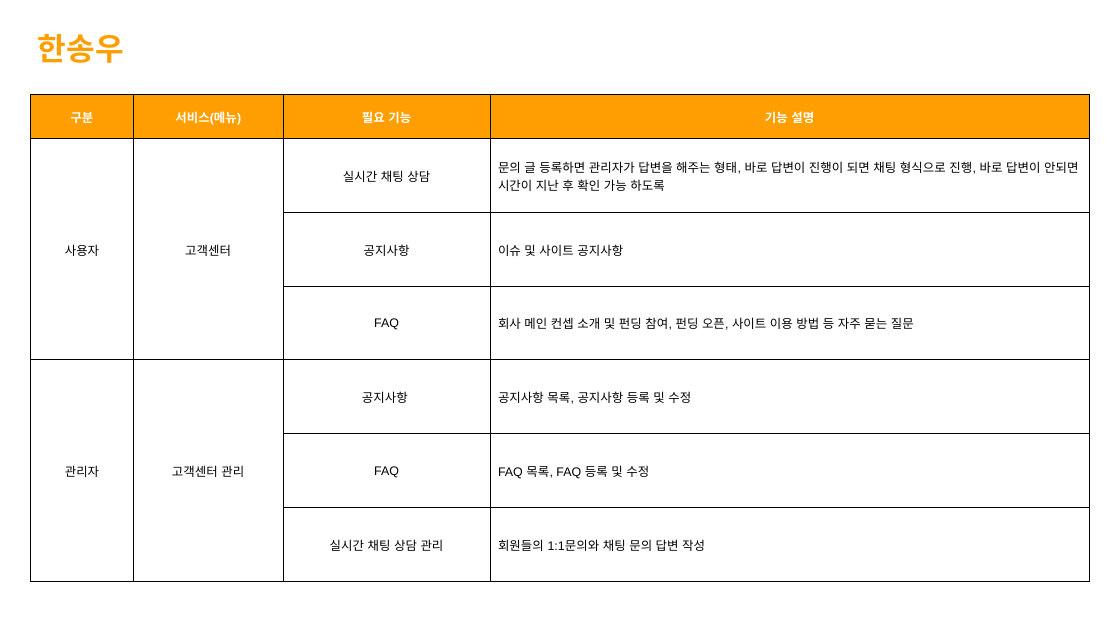
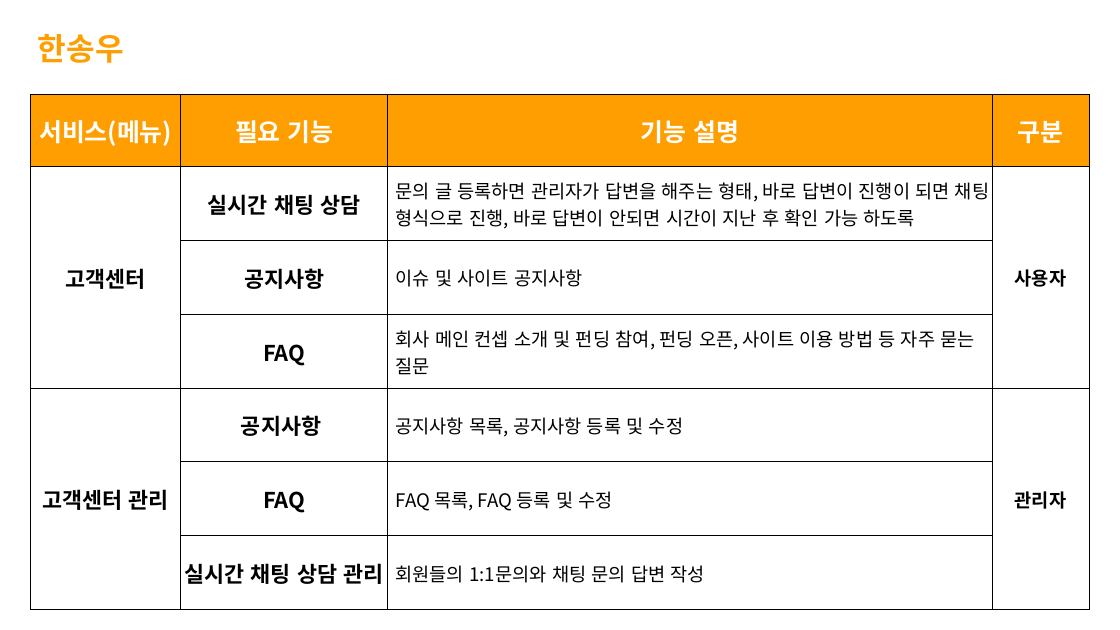
Before and after one commit to hhsw07/ezen-academy-projects, a slide deck: slide 11 of 0 발표용 파워포인트/0515 2차발표/0515 project06 - 파워포인트 종합.pptx (slide 8 before the commit). Drawn at 1120x630 pixels with LibreOffice and Linux fonts; fonts in the diff are those of the drawing. Boxes give left, top, right and bottom in pixels: in the first picture for what was removed or moved away, otherwise in the second. Text is boxed around its words. In the diff, an @@ line names an element or a change of style, - is before the commit and + after.

```diff
--- a/0 발표용 파워포인트/0515 2차발표/0515 project06 - 파워포인트 종합.pptx
+++ b/0 발표용 파워포인트/0515 2차발표/0515 project06 - 파워포인트 종합.pptx
@@ table at bbox=[31, 94, 1091, 588] @@
-row 1: 구분 | 서비스(메뉴) | 필요 기능 | 기능 설명
+row 1: 서비스(메뉴) | 필요 기능 | 기능 설명 | 구분
-row 2: 사용자 | 고객센터 | 실시간 채팅 상담 | 문의 글 등록하면 관리자가 답변을 해주는 형태, 바로 답변이 진행이 되면 채팅 형식으로 진행, 바로 답변이 안되면 시간이 지난 후 확인 가능 하도록
+row 2: 고객센터 | 실시간 채팅 상담 | 문의 글 등록하면 관리자가 답변을 해주는 형태, 바로 답변이 진행이 되면 채팅 형식으로 진행, 바로 답변이 안되면 시간이 지난 후 확인 가능 하도록 | 사용자
-row 3:  |  | 공지사항 | 이슈 및 사이트 공지사항
+row 3:  | 공지사항 | 이슈 및 사이트 공지사항 | 
-row 4:  |  | FAQ | 회사 메인 컨셉 소개 및 펀딩 참여, 펀딩 오픈, 사이트 이용 방법 등 자주 묻는 질문
+row 4:  | FAQ | 회사 메인 컨셉 소개 및 펀딩 참여, 펀딩 오픈, 사이트 이용 방법 등 자주 묻는 질문 | 
-row 5: 관리자 | 고객센터 관리 | 공지사항 | 공지사항 목록, 공지사항 등록 및 수정
+row 5: 고객센터 관리 | 공지사항 | 공지사항 목록, 공지사항 등록 및 수정 | 관리자
-row 6:  |  | FAQ | FAQ 목록, FAQ 등록 및 수정
+row 6:  | FAQ | FAQ 목록, FAQ 등록 및 수정 | 
-row 7:  |  | 실시간 채팅 상담 관리 | 회원들의 1:1문의와 채팅 문의 답변 작성
+row 7:  | 실시간 채팅 상담 관리 | 회원들의 1:1문의와 채팅 문의 답변 작성 | 
```
Also in this commit, not shown: 7 other slides changed, 15 slides added, 13 slides removed.
